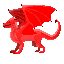
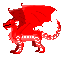
Comparing the layer stacks of the two 64×64 images. Changes:
hid group "sand" (21 layers) over [3, 3, 61, 54]
added group "sea" with 19 layers above "sky" over [3, 3, 61, 54]
added layer "eyes" (6th of 7, in "sea") in group "sea" over [3, 3, 61, 54]
added group "wings" (6th of 7, in "sea") with 3 layers in group "sea" over [3, 3, 61, 54]
added layer "primary" (26th of 35, in "sea" › "wings") in group "wings" over [3, 3, 61, 54]
added layer "membranes" (7th of 8, in "sea" › "wings") in group "wings" over [3, 3, 61, 54]
added layer "spikes" (25th of 32, in "sea" › "wings") in group "wings" over [3, 3, 61, 54]
added group "head" (6th of 7, in "sea") with 2 layers in group "sea" over [3, 3, 61, 54]
added layer "spikes" (26th of 32, in "sea" › "head") in group "head" over [3, 3, 61, 54]
added layer "primary" (27th of 35, in "sea" › "head") in group "head" over [3, 3, 61, 54]
added group "legs" (6th of 7, in "sea") with 2 layers in group "sea" over [3, 3, 61, 54]
added layer "spikes" (27th of 32, in "sea" › "legs") in group "legs" over [3, 3, 61, 54]
added layer "primary" (28th of 35, in "sea" › "legs") in group "legs" over [3, 3, 61, 54]
added group "tail" (6th of 7, in "sea") with 3 layers in group "sea" over [3, 3, 61, 54]
added layer "secondary" (21st of 26, in "sea" › "tail") in group "tail" over [3, 3, 61, 54]
added layer "underscales" (10th of 13, in "sea" › "tail") in group "tail" over [3, 3, 61, 54]
added layer "primary" (29th of 35, in "sea" › "tail") in group "tail" over [3, 3, 61, 54]
added group "body" (6th of 7, in "sea") with 3 layers in group "sea" over [3, 3, 61, 54]
added layer "underscales" (11th of 13, in "sea" › "body") in group "body" over [3, 3, 61, 54]
added layer "secondary" (22nd of 26, in "sea" › "body") in group "body" over [3, 3, 61, 54]
added layer "primary" (30th of 35, in "sea" › "body") in group "body" over [3, 3, 61, 54]
